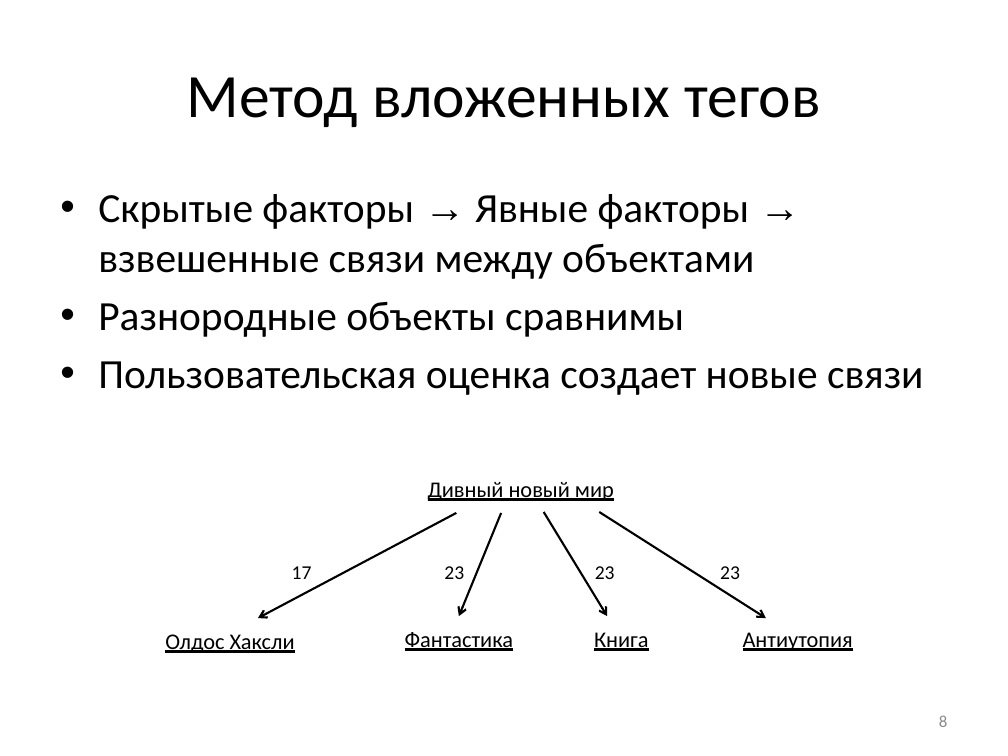
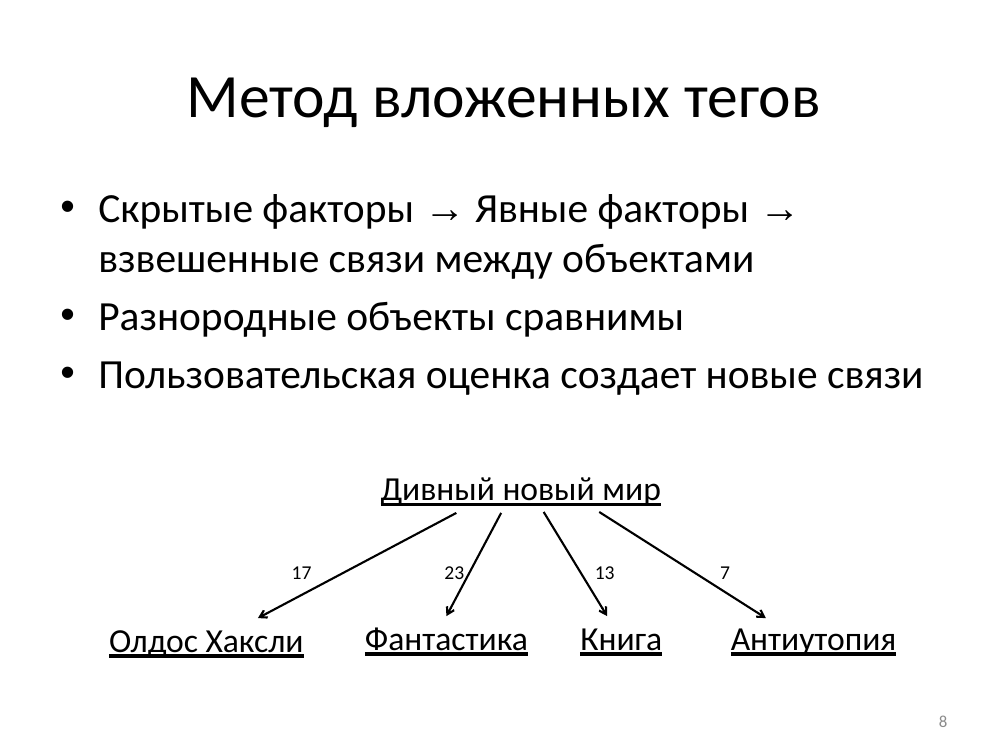
Before and after one commit to Otann/diploma, a slide deck: slide 8 of slides.pptx. Drawn at 1008x756 pixels with LibreOffice and Linux fonts; fonts in the diff are those of the drawing. Boxes give left, top, right and bottom in pixels: in the first picture for what was removed or moved away, otherwise in the second. Text is boxed around its words. In the diff, an @@ line names an element or a change of style, - is before the commit and + after.

```diff
--- a/slides.pptx
+++ b/slides.pptx
@@ arrow moved from (501, 513) - (459, 616) to (501, 513) - (447, 616) @@
@@ text at (595,566,615,579): text changed @@
-23
+13
@@ text at (720,566,730,579): text changed @@
-23
+7
@@ size 16 to 24 pt; more space between paragraphs in 5 elements at (381,477,661,506), (580,628,662,656), (731,628,897,656), (365,627,528,656), (109,630,304,658) @@
@@ text "Олдос Хаксли": place and size @@
-text "Олдос Хаксли" at (165,634,295,653)
+text "Олдос Хаксли" at (109,630,304,658)
@@ text "Фантастика": place and size @@
-text "Фантастика" at (405,632,513,651)
+text "Фантастика" at (365,627,528,656)
```
Also in this commit, not shown: 3 other slides changed, 1 slide removed, 3 other files.
